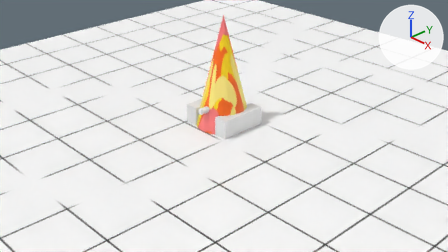
The Blender file projects/02-BattleCity-Clone/Models/battle-city.blend: old version first, new version second.
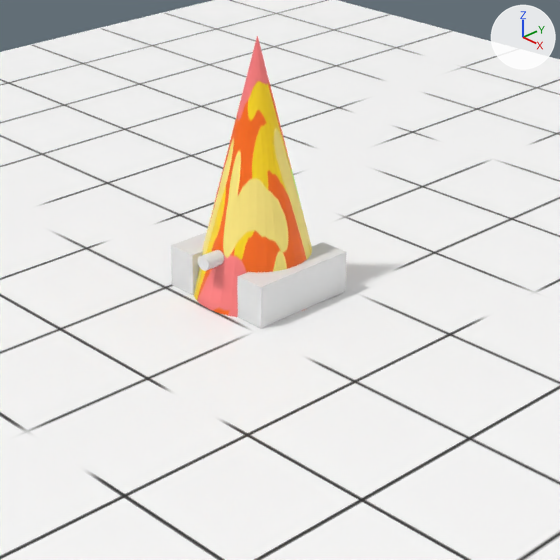
Each version is shown from the file's camera 'Camera', then close up on the part from 25% to 79% of the width and 0% to 94% of the height. Every picture has the same lights, and +X, +Y and +Z are marked at upper right.

The scene before the commit, as lines of its bpy script (objects in view):
```python
me_basebanner = bpy.data.meshes.new('BaseBanner')
me_basebanner.from_pydata(...)  # a 32-sided cone pointing to +z spanning x -0.5..0.5, y -0.5..0.5, z 0.0..2.0
me_basebanner.materials.append(mat_basebanner)  # picture img_base_banner_png
me_tank001 = bpy.data.meshes.new('Tank001')
me_tank001.from_pydata(...)  # a box spanning x -0.5..-0.25, y -0.436..0.453, z 0.004..0.337; a box spanning x 0.25..0.5, y -0.436..0.453, z 0.004..0.337; a 32-sided cylinder along y spanning x -0.063..0.062, y -0.547..-0.103, z 0.337..0.448; a 32-sided cylinder along z spanning x -0.25..0.25, y -0.214..0.231, z 0.281..0.504; a box spanning x -0.25..0.25, y -0.325..0.342, z 0.059..0.281
me_tank001.materials.append(mat_tank001)  # white #e7e7e7
me_terrain = bpy.data.meshes.new('Terrain')
me_terrain.from_pydata(...)  # 4 vertices, 1 face; spans x -6.5..6.5, y -6.5..6.5, z 0.0
me_terrain.materials.append(mat_terrain)  # picture img_terrain_png
ob_basebanner = bpy.data.objects.new('BaseBanner', me_basebanner)
ob_basebanner.location = (0.0, 0.0, 0.0)
ob_tank001 = bpy.data.objects.new('Tank001', me_tank001)
ob_tank001.location = (0.0, 0.0, 0.0)
ob_terrain = bpy.data.objects.new('Terrain', me_terrain)
ob_terrain.location = (0.0, 0.0, 0.0)
```
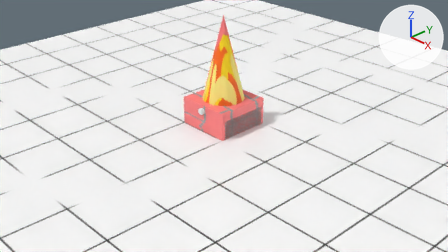
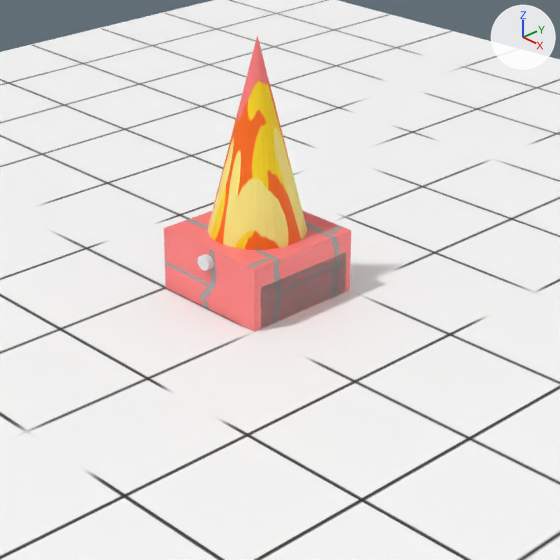
Where the change shows, as pixel boxes [x1, y1, x2, y2] in the close-ups (560 x 560 px):
'BrickWall', added (pink): after [164, 211, 351, 332]
'Tank001', unchanged, covered by the edit: before [171, 232, 346, 328]; after [198, 252, 346, 328]

The change in detail:
Picture 'brick-wall.png' (img_brick_wall_png) is new.
Material 'BrickWall' (mat_brickwall) is new.
Its texture is img_brick_wall_png.
Mesh me_brickwall is new.
It is a box spanning x -0.5..0.5, y -0.5..0.5, z 0.0..0.5.
It uses material mat_brickwall (picture img_brick_wall_png).
Object 'BrickWall' (ob_brickwall) is new; it shows me_brickwall.
Its location is (0.0, 0.0, 0.0).
